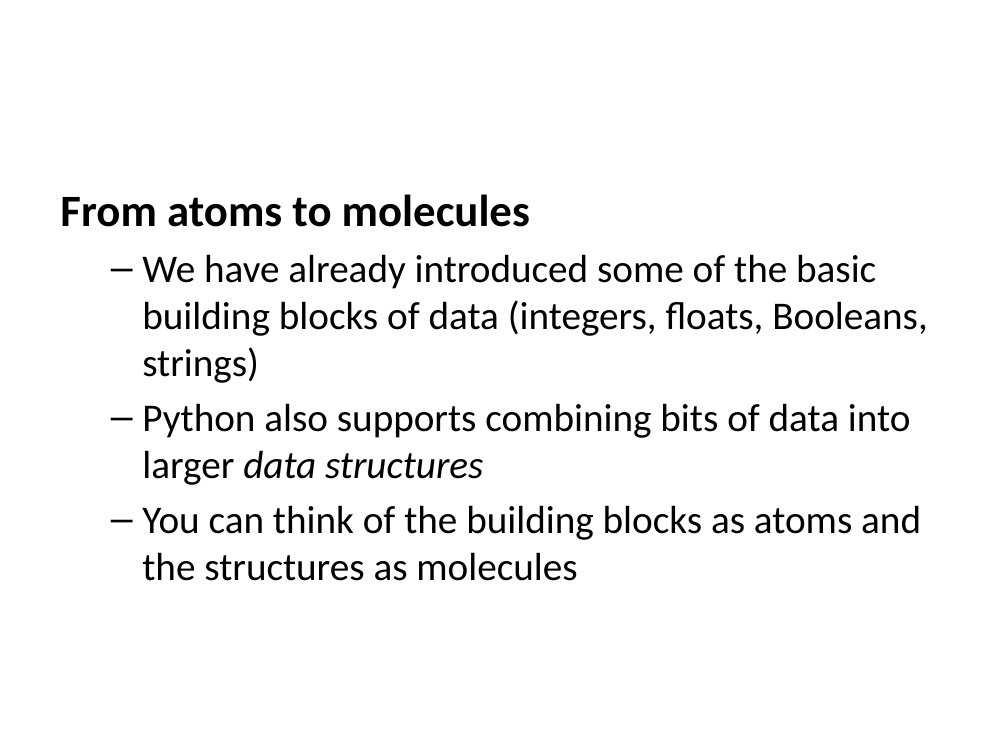
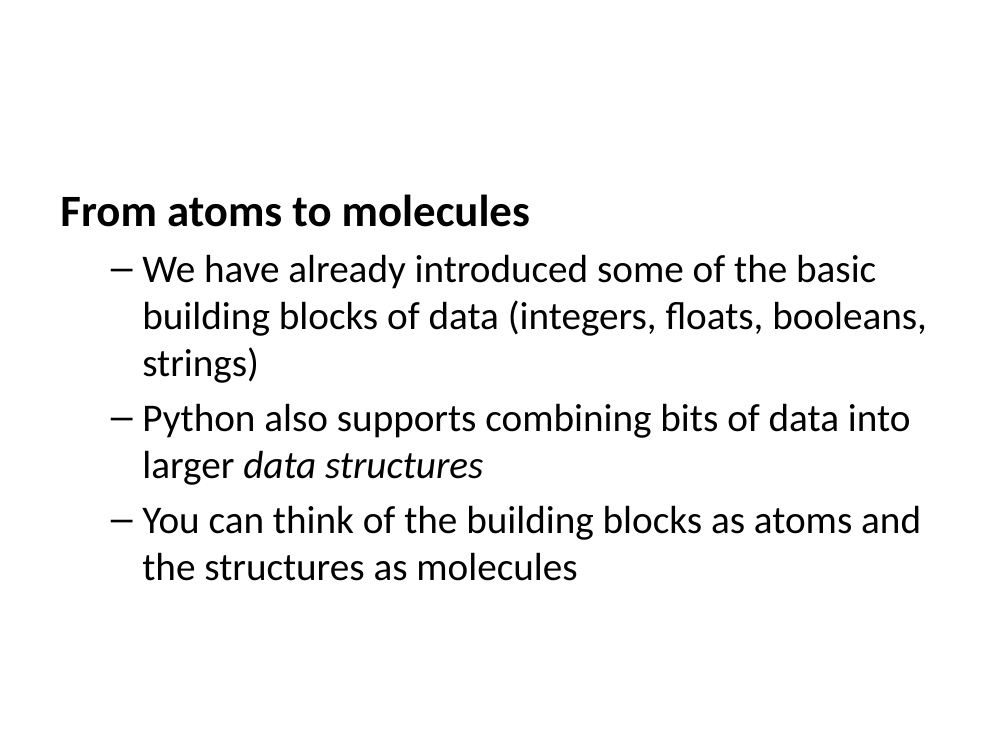
Before and after one commit to edsu/inst326, a slide deck: slide 2 of modules/module03/slides.pptx. Drawn at 1008x756 pixels with LibreOffice and Linux fonts; fonts in the diff are those of the drawing. Boxes give left, top, right and bottom in pixels: in the first picture for what was removed or moved away, otherwise in the second. Text is boxed around its words. In the diff, an @@ line names an element or a change of style, - is before the commit and + after.

Commit message:
latest build

```diff
--- a/modules/module03/slides.pptx
+++ b/modules/module03/slides.pptx
@@ text at (142,254,927,383): text changed @@
-  – We have already introduced some of the basic building blocks of data (integers, floats, Booleans, strings)
+  – We have already introduced some of the basic building blocks of data (integers, floats, booleans, strings)
```
Also in this commit, not shown: 7 other slides changed, 2 other files.
